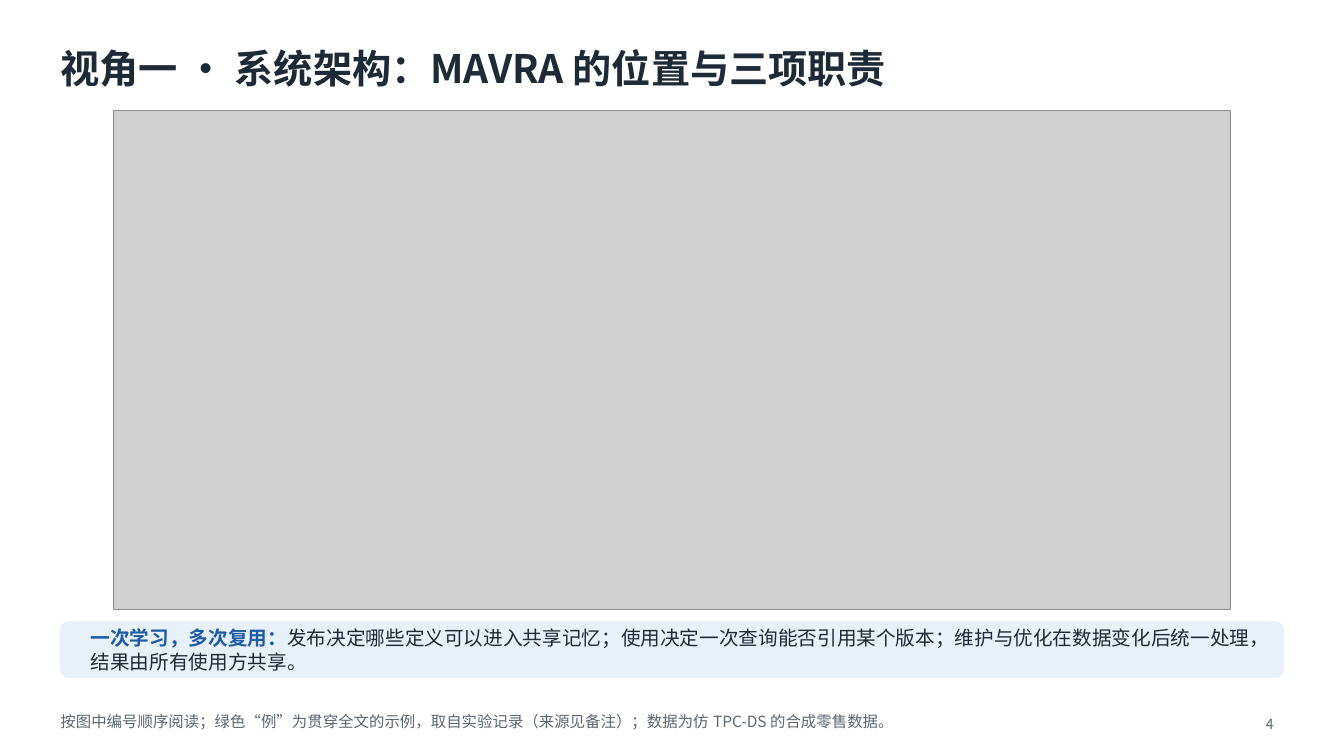
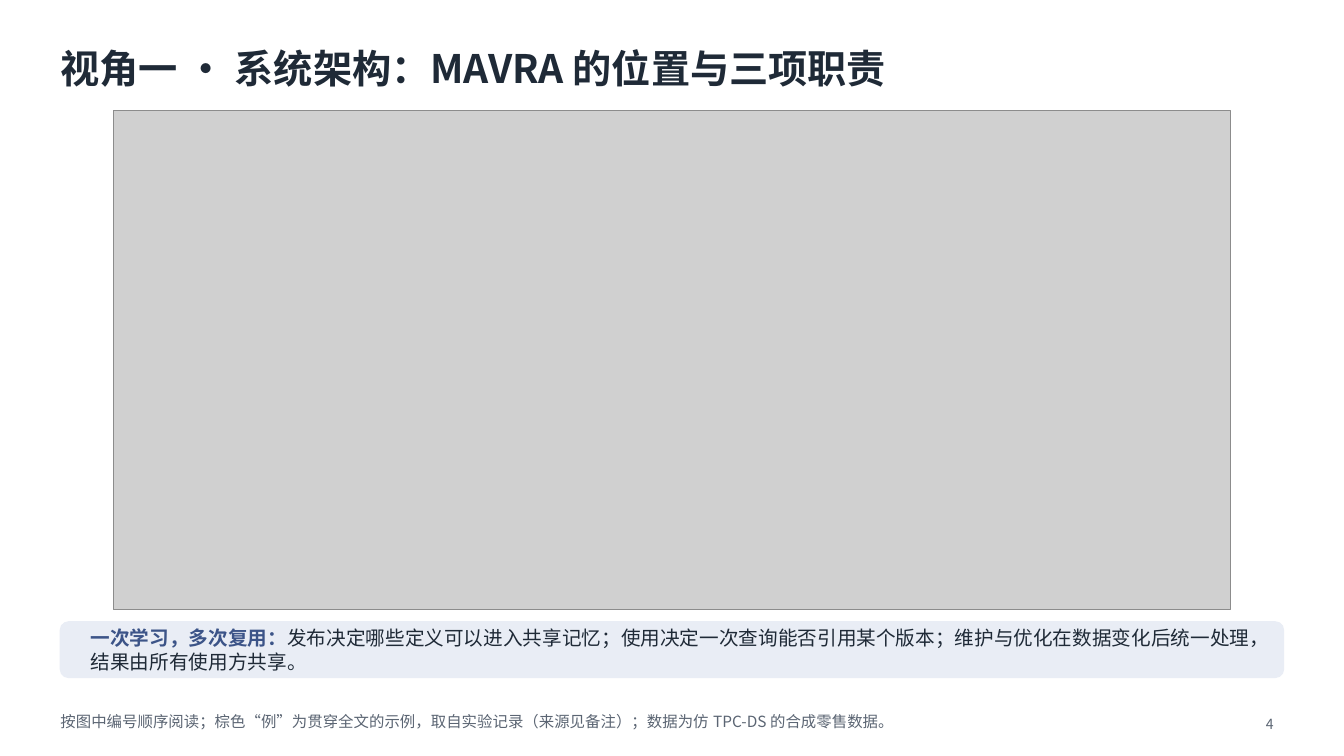
Before and after one commit to mmmttt000045/agent4db-adapter, a slide deck: slide 4 of docs/mavra-system.pptx. Drawn at 1344x756 pixels with LibreOffice and Linux fonts; fonts in the diff are those of the drawing; grey boxes stand for pictures. Boxes give left, top, right and bottom in pixels: in the first picture for what was removed or moved away, otherwise in the second. Text is boxed around its words. In the diff, an @@ line names an element or a change of style, - is before the commit and + after.

```diff
--- a/docs/mavra-system.pptx
+++ b/docs/mavra-system.pptx
@@ rounded rectangle at [60, 622, 1284, 678]: fill #E8F0FA to #E9EDF5; outline #E8F0FA 1 pt to #E9EDF5 1 pt @@
@@ text "一次学习，多次复用：发布决定哪些定义可以进入共享记忆；使用决定一次查询能否引用某个版本；维护与优化在数据变化后统一处理， ..." at [91, 628, 1269, 671]: text colour #1D5BA6 to #3C5488 in "一次学习，多次复用：发布决定哪些定义可以进入共享记忆；使用决定一次查询能否引用某个版本；维护与优化在数据变化后统一处理， ..." @@
@@ text at [60, 714, 893, 729]: text changed @@
-按图中编号顺序阅读；绿色“例”为贯穿全文的示例，取自实验记录（来源见备注）；数据为仿 TPC-DS 的合成零售数据。
+按图中编号顺序阅读；棕色“例”为贯穿全文的示例，取自实验记录（来源见备注）；数据为仿 TPC-DS 的合成零售数据。
```
Also in this commit, not shown: 7 other slides changed, 14 other files.
